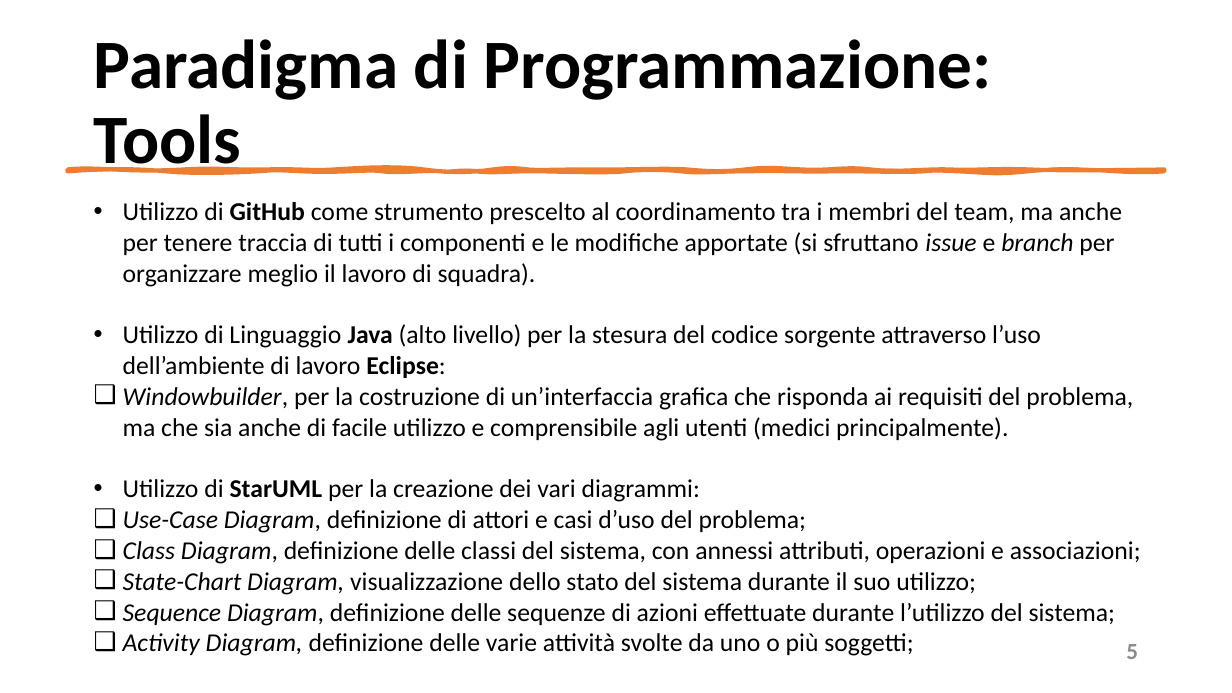
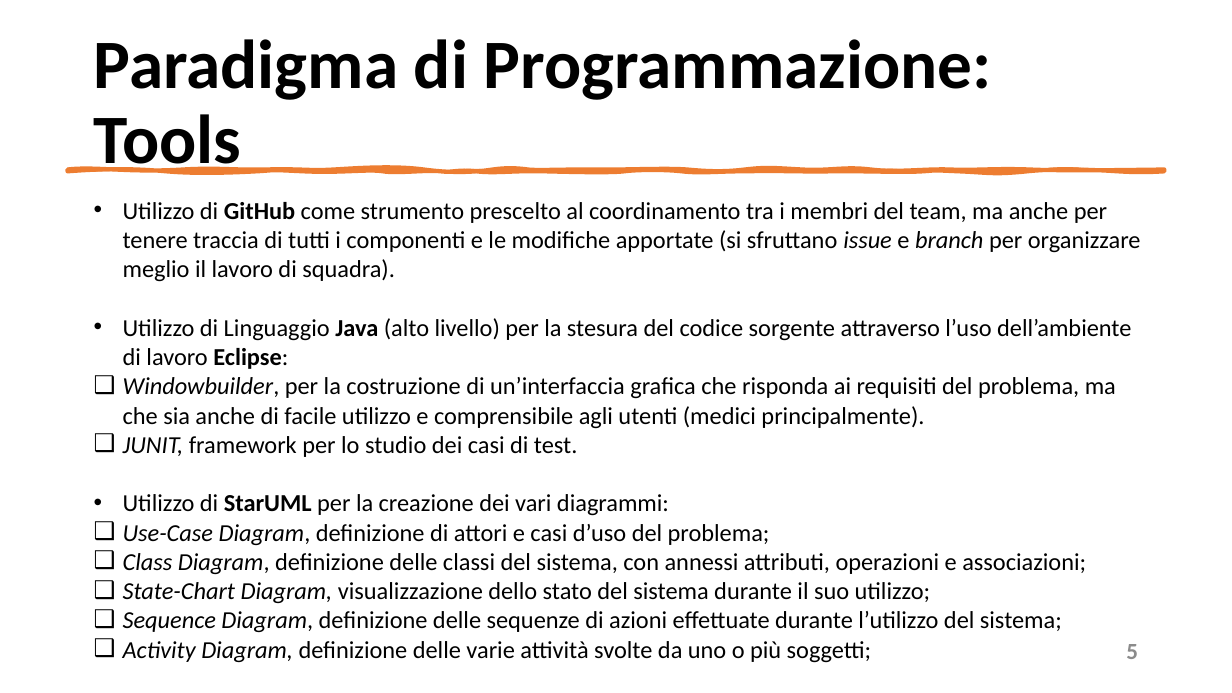
Before and after one commit to mangilimatteo/Progetto_Ingegneria_Software_Cattaneo_Mangili_Saini, a slide deck: slide 5 of Presentazione/Presentazione_Progetto.pptx. Drawn at 1232x693 pixels with LibreOffice and Linux fonts; fonts in the diff are those of the drawing. Boxes give left, top, right and bottom in pixels: in the first picture for what was removed or moved away, otherwise in the second. Text is boxed around its words. In the diff, an @@ line names an element or a change of style, - is before the commit and + after.

```diff
--- a/Presentazione/Presentazione_Progetto.pptx
+++ b/Presentazione/Presentazione_Progetto.pptx
@@ text at [123, 202, 1141, 663]: size 20 to 19 pt @@
@@ text at [123, 436, 578, 457]: paragraph added @@
+❑ JUNIT, framework per lo studio dei casi di test.
```
Also in this commit, not shown: 2 other slides changed.
